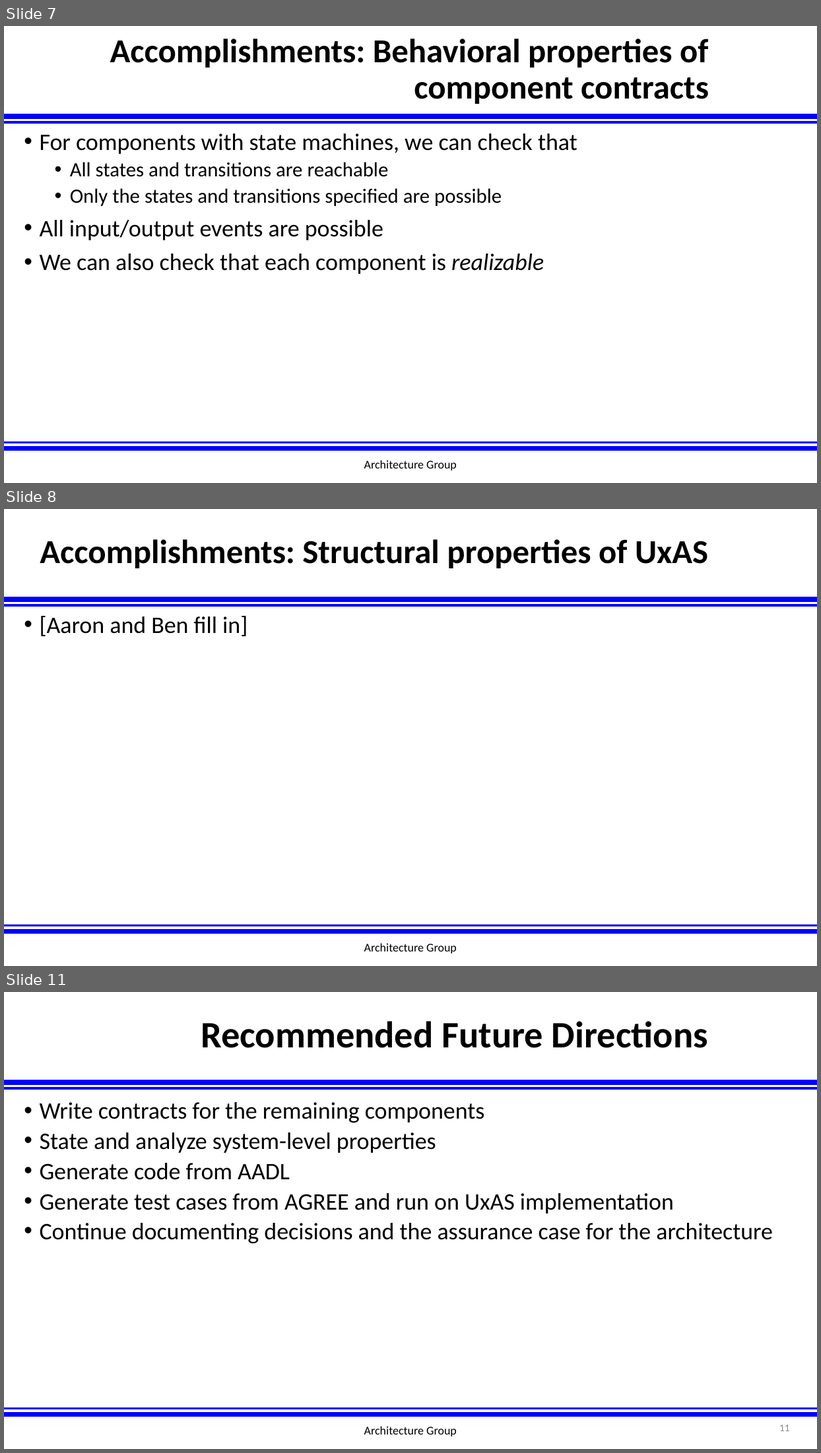
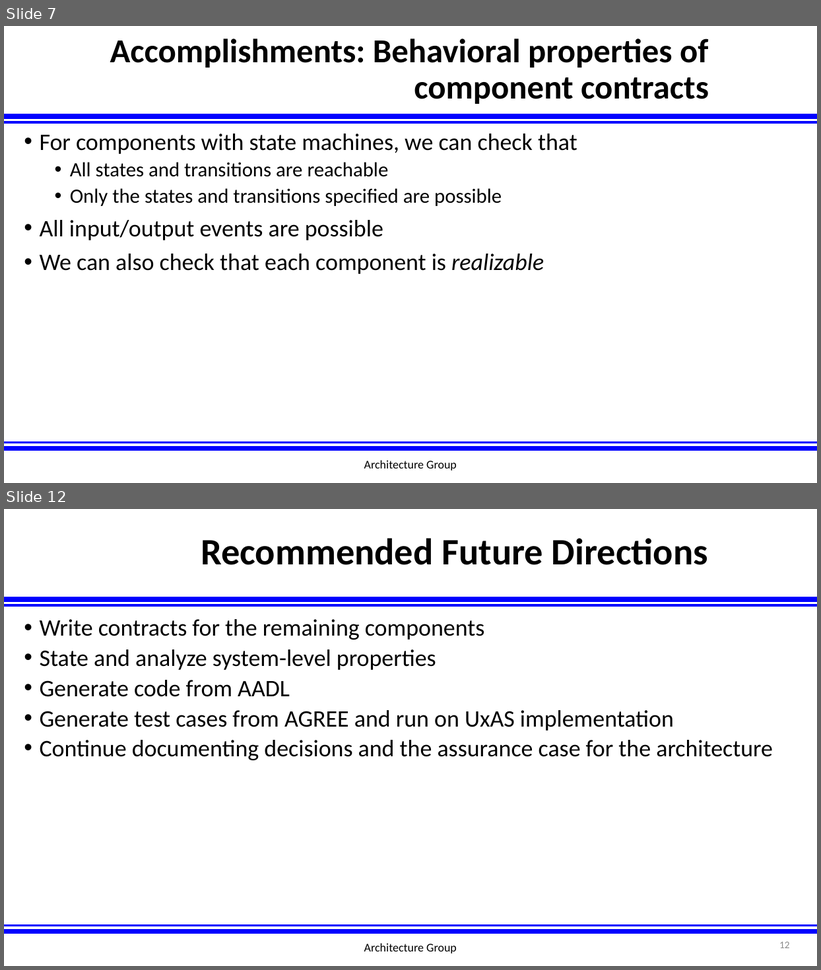
Before and after one commit to afrl-rq/OpenUxAS-SoI, a slide deck: presentations/S5_SoI_Architecture_Group.pptx. Shown one above the other, each under a label of ours: slides 7, 8 and 11 before the commit, slides 7 and 12 after it; the slides between them are not shown. The pictures are 821x1453 and 821x970 pixels, drawn with LibreOffice and Linux fonts; fonts in the diff are those of the drawing; background and template pictures are left out. Boxes give left, top, right and bottom in pixels: in the first picture for what was removed or moved away, otherwise in the second. Text is boxed around its words. In the diff, an @@ line names an element or a change of style, - is before the commit and + after.

```diff
--- a/presentations/S5_SoI_Architecture_Group.pptx
+++ b/presentations/S5_SoI_Architecture_Group.pptx
@@ slide 8 removed at (4,509,817,966), background #FFFFFF; not listed: 4 template elements that a slide beside it also shows @@
@@ title removed at (40,539,708,568) @@
-Accomplishments: Structural properties of UxAS
@@ text removed at (40,616,248,636) @@
-• [Aaron and Ben fill in]
@@ text removed at (364,943,457,954) @@
-Architecture Group
@@ what was slide 11 is now slide 12 @@
@@ page number at (780,942,790,949): text changed @@
-11
+12
```
Also in this commit, not shown: 3 slides changed, 2 slides added.
